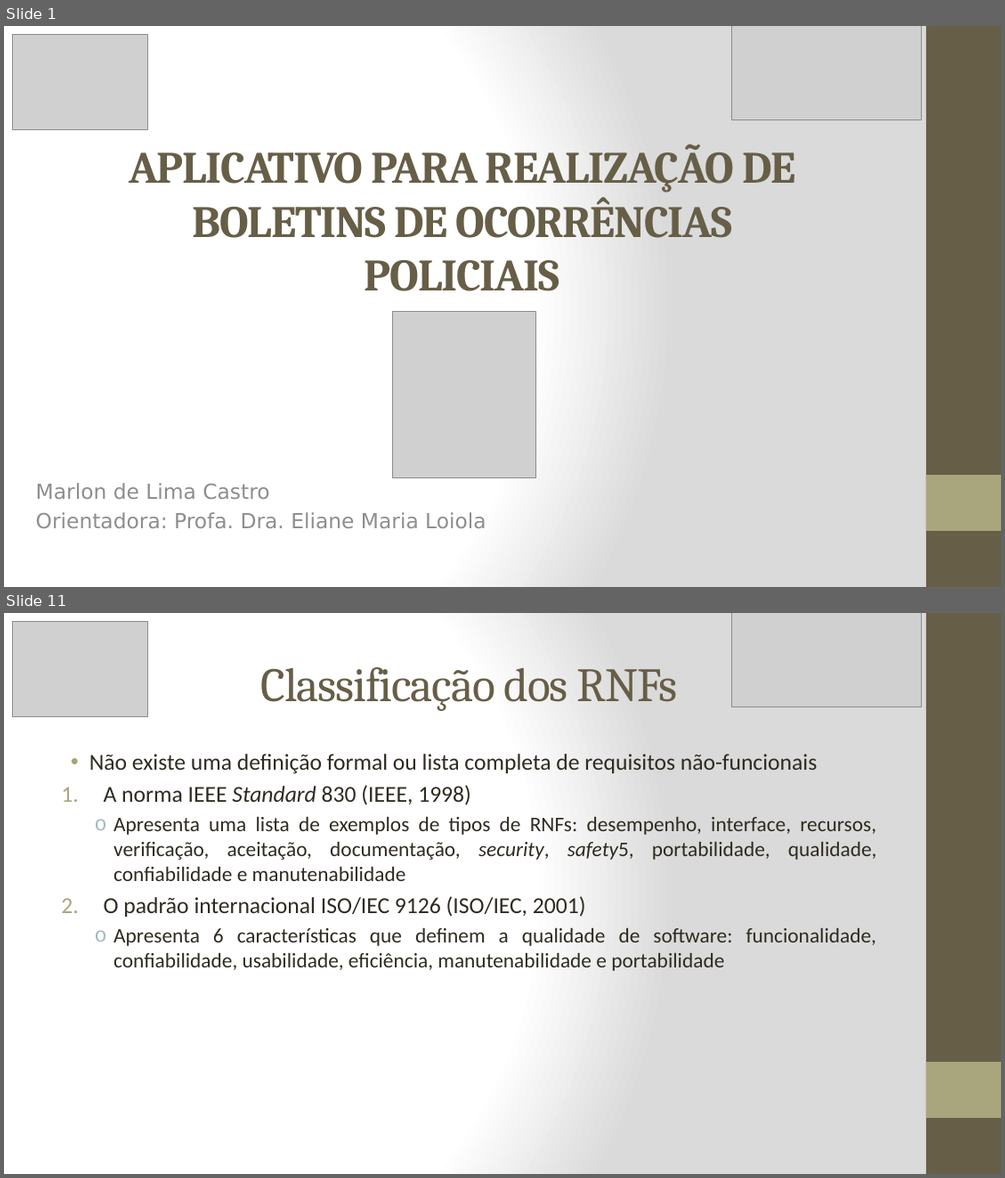
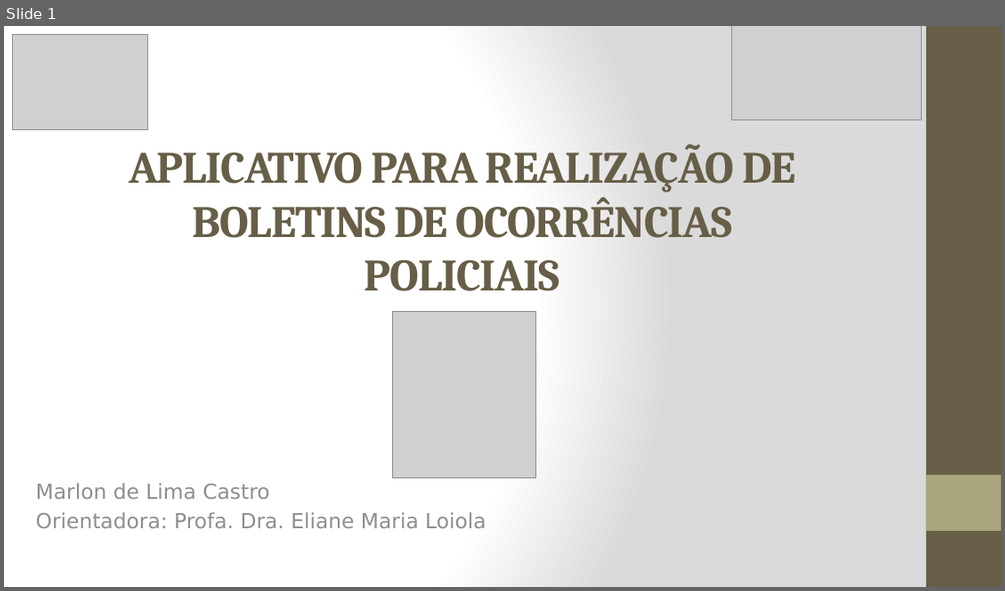
Before and after one commit to marlonscastro/estagiotcc, a slide deck: Apresentação_PPT.pptx. Shown one above the other, each under a label of ours: slides 1 and 11 before the commit, slide 1 after it; the slides between them are not shown. The pictures are 1005x1178 and 1005x591 pixels, drawn with LibreOffice and Linux fonts; fonts in the diff are those of the drawing; grey boxes stand for pictures. Boxes give left, top, right and bottom in pixels: in the first picture for what was removed or moved away, otherwise in the second. Text is boxed around its words. In the diff, an @@ line names an element or a change of style, - is before the commit and + after.

Commit message:
inicio da apresentacao

```diff
--- a/Apresentação_PPT.pptx
+++ b/Apresentação_PPT.pptx
@@ slide 11 removed at (4, 613, 1001, 1174), background gradient #FFFFFF to #DADADA; not listed: 2 template elements that a slide beside it also shows @@
@@ picture removed at (12, 621, 147, 717) @@
@@ picture removed at (732, 613, 922, 706) @@
@@ title removed at (261, 667, 677, 711) @@
-Classificação dos RNFs
@@ text removed at (89, 754, 877, 971) @@
-• Não existe uma definição formal ou lista completa de requisitos não-funcionais
-1. A norma IEEE Standard 830 (IEEE, 1998)
-  o Apresenta uma lista de exemplos de tipos de RNFs: desempenho, interface, recursos, verificação, aceitação, documentação, security, safety5, portabilidade, qualidade, confiabilidade e manutenabilidade
-2. O padrão internacional ISO/IEC 9126 (ISO/IEC, 2001)
-  o Apresenta 6 características que definem a qualidade de software: funcionalidade, confiabilidade, usabilidade, eficiência, manutenabilidade e portabilidade
```
Also in this commit, not shown: 6 slides changed, 3 slides added, 20 other slides removed, 3 other files.
